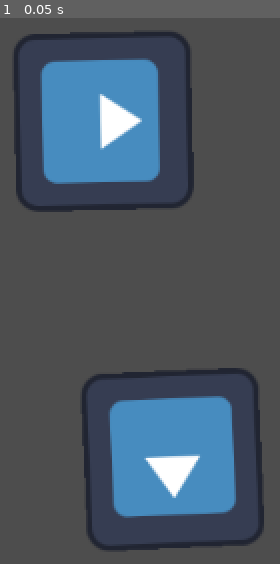
Above: before the commit, frame 1.
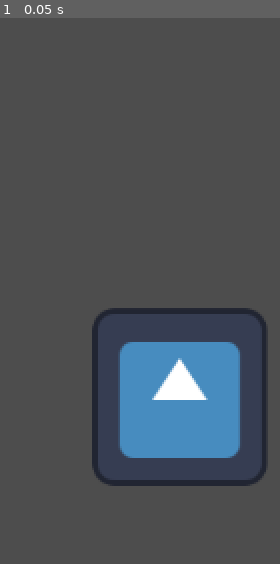
Above: after the commit, the same moment.

Repository: Artindi/Server-Wide-Game-Jam-1
Game: Godot game, scene res://temp_test.tscn
Same seed, same stepped clock (60 frames per second), same inputs: the game is played once before the commit and once after it. The project has no main scene, so this scene is started directly. The engine's default icon, where the game draws it, is replaced by a stand-in: a white triangle on a blue panel in a dark square.
Inputs:
- Up to frame 1 (0.05 s): no input

The runs differ from the first frame. In frame 1, 26% of the frame differs, in the area x 5-96%, y 2-98%.

Commit message:
V1.0.0
Created the tilemap with nothing in it and added the World, Player, Death, and Breakpoint Layers.

Diff:
--- a/project.godot
+++ b/project.godot
@@ -13,3 +13,10 @@
 config/name="Server Wide Game Jam 1"
 config/features=PackedStringArray("4.2", "Forward Plus")
 config/icon="res://icon.svg"
+
+[layer_names]
+
+2d_physics/layer_1="World"
+2d_physics/layer_2="Player"
+2d_physics/layer_3="Death"
+2d_physics/layer_4="BreakPoint"
--- a/temp_test.tscn
+++ b/temp_test.tscn
@@ -1,16 +1,21 @@
-[gd_scene load_steps=2 format=3 uid="uid://clp8wic1t4jmu"]
+[gd_scene load_steps=4 format=3 uid="uid://clp8wic1t4jmu"]
 
 [ext_resource type="Texture2D" uid="uid://cwcvo8bsh2m6u" path="res://icon.svg" id="1_ecova"]
+[ext_resource type="Script" path="res://grow.gd" id="1_jx6sy"]
 
-[node name="tempTest" type="Node2D"]
+[sub_resource type="RectangleShape2D" id="RectangleShape2D_ykip7"]
+size = Vector2(129, 132)
 
-[node name="Icon" type="Sprite2D" parent="."]
-position = Vector2(249, 203)
-rotation = 1.54904
+[node name="Node2D" type="Node2D"]
+script = ExtResource("1_jx6sy")
+
+[node name="CharacterBody2D" type="CharacterBody2D" parent="."]
+
+[node name="Icon" type="Sprite2D" parent="CharacterBody2D"]
+position = Vector2(304, 402)
+scale = Vector2(0.984375, 1)
 texture = ExtResource("1_ecova")
 
-[node name="Icon2" type="Sprite2D" parent="."]
-position = Vector2(299, 447)
-rotation = 3.09808
-scale = Vector2(1, 1)
-texture = ExtResource("1_ecova")
+[node name="CollisionShape2D" type="CollisionShape2D" parent="CharacterBody2D"]
+position = Vector2(304.5, 400)
+shape = SubResource("RectangleShape2D_ykip7")
